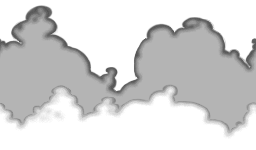
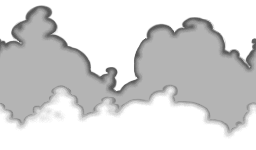
Before/after of a 256 × 150 layered artwork. What changed in the layer stack:
painted on "Layer 2 copy" over [29, 9, 199, 26]
